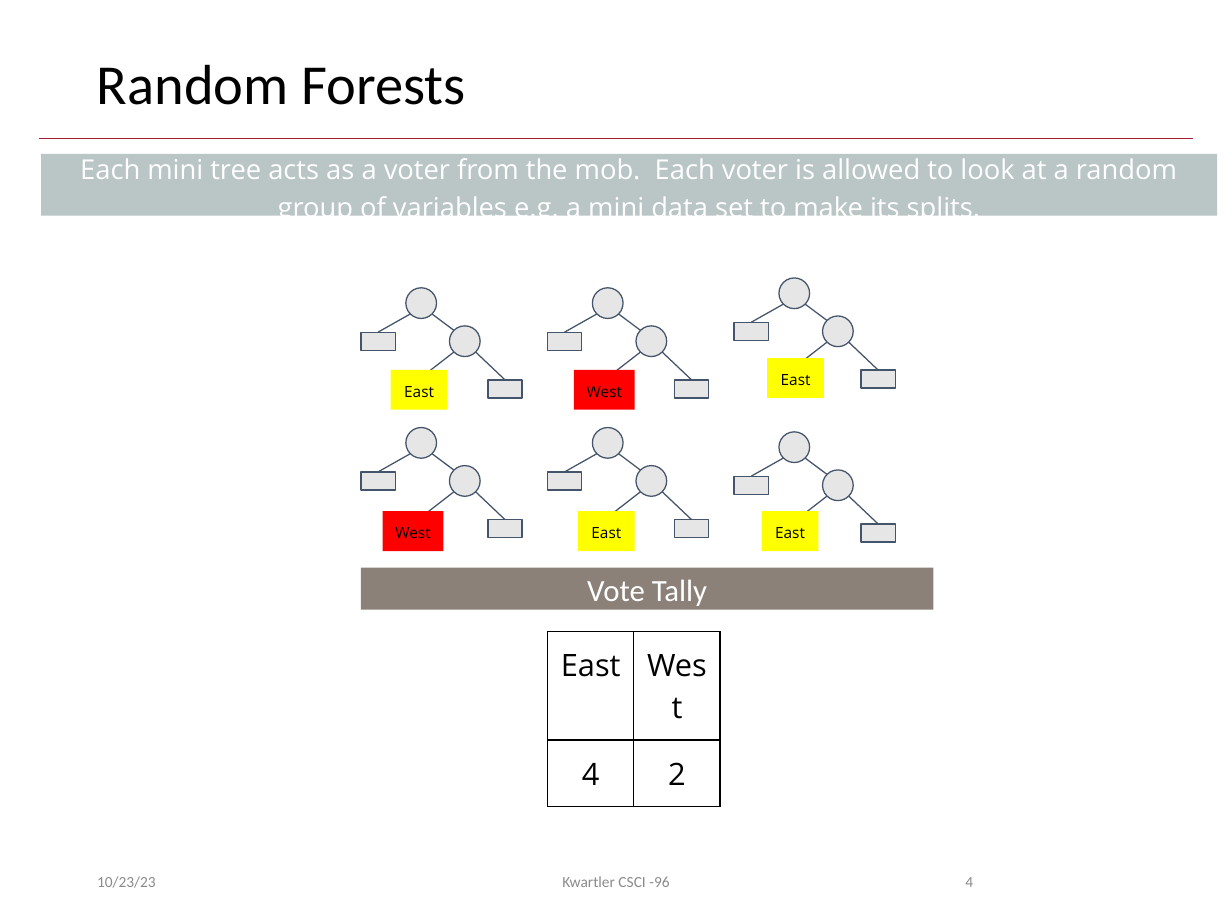
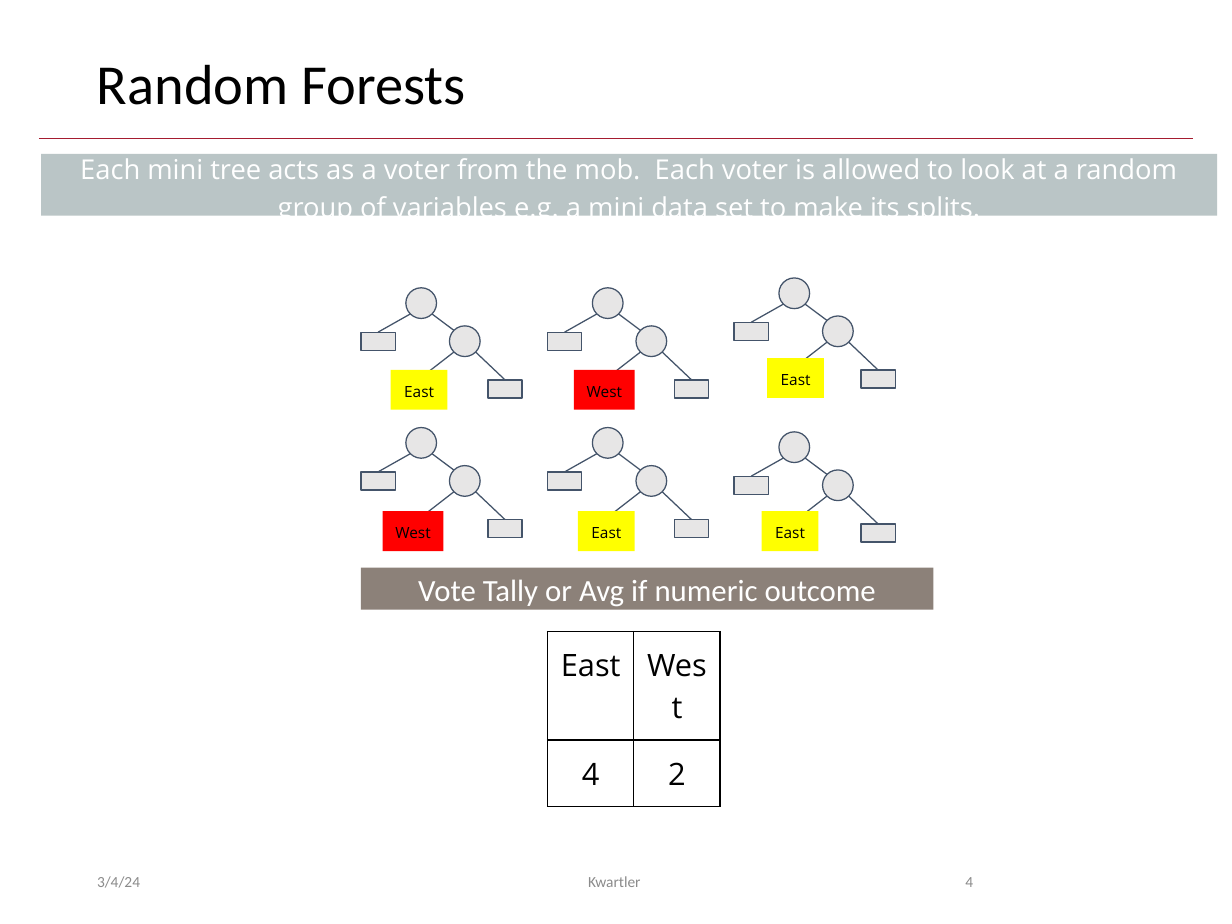
Before and after one commit to kwartler/Harvard_DataMining_Business_Student, a slide deck: slide 4 of Lessons/F_Tree_RF/C_RandomForests.pptx. Drawn at 1232x924 pixels with LibreOffice and Linux fonts; fonts in the diff are those of the drawing; background and template pictures are left out. Boxes give left, top, right and bottom in pixels: in the first picture for what was removed or moved away, otherwise in the second. Text is boxed around its words. In the diff, an @@ line names an element or a change of style, - is before the commit and + after.

```diff
--- a/Lessons/F_Tree_RF/C_RandomForests.pptx
+++ b/Lessons/F_Tree_RF/C_RandomForests.pptx
@@ text in rectangle at bbox=[418, 579, 876, 606]: text changed @@
-Vote Tally
+Vote Tally or Avg if numeric outcome
@@ text at bbox=[97, 876, 140, 888]: text changed @@
-10/23/23
+3/4/24
@@ text at bbox=[588, 876, 641, 887]: text changed @@
-Kwartler CSCI -96
+Kwartler
```
Also in this commit, not shown: 11 other slides changed, 1 other file.
